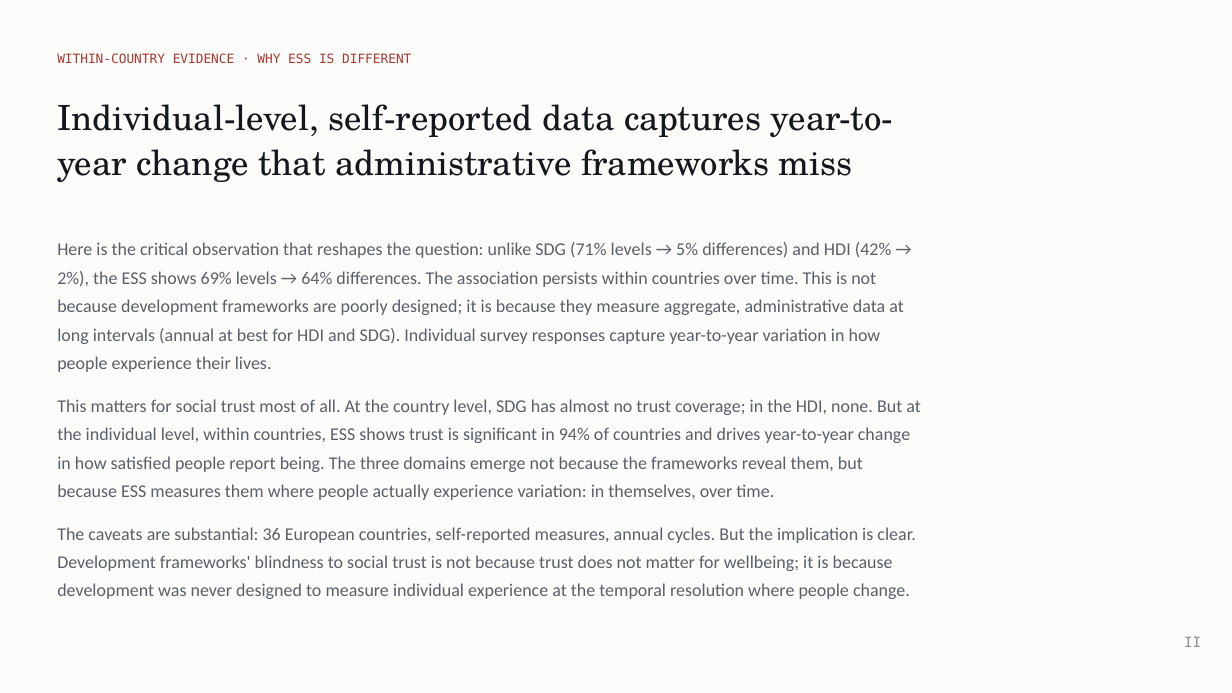
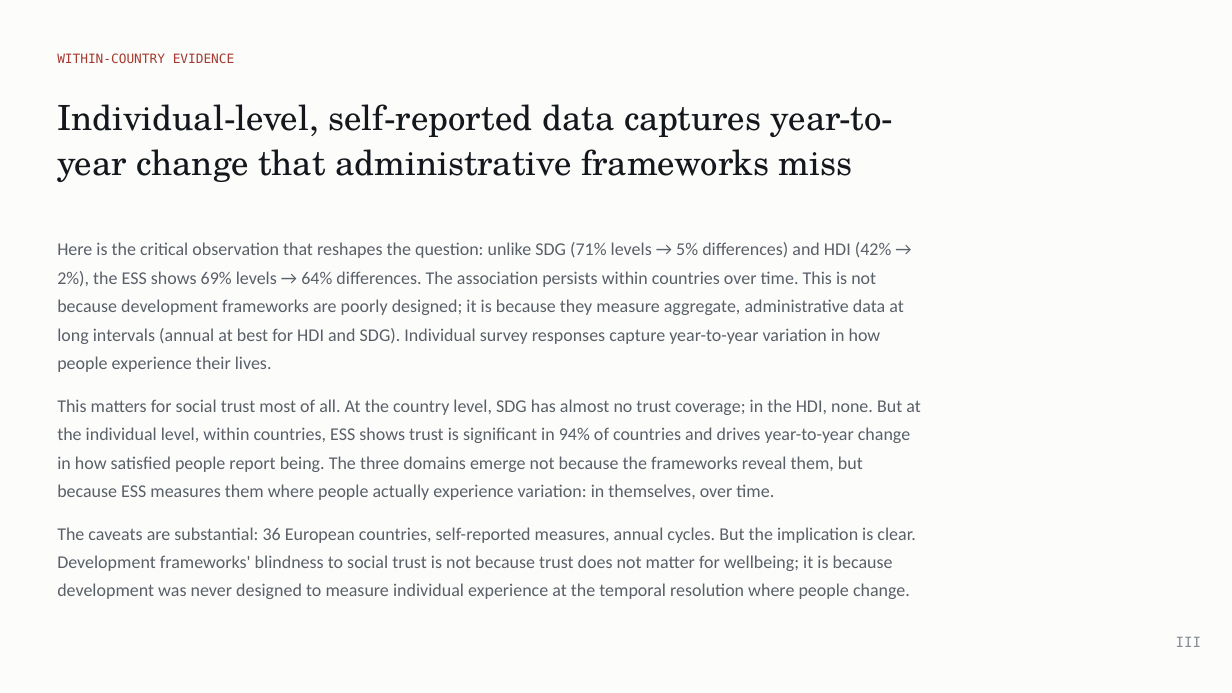
Before and after one commit to cwejnert/HDI-Happiness, a slide deck: slide 17 of deck/Measured_Where_It_Varies.pptx (slide 14 before the commit). Drawn at 1232x693 pixels with LibreOffice and Linux fonts; fonts in the diff are those of the drawing. Boxes give left, top, right and bottom in pixels: in the first picture for what was removed or moved away, otherwise in the second. Text is boxed around its words. In the diff, an @@ line names an element or a change of style, - is before the commit and + after.

```diff
--- a/deck/Measured_Where_It_Varies.pptx
+++ b/deck/Measured_Where_It_Varies.pptx
@@ text at (57,53,235,63): text changed @@
-WITHIN-COUNTRY EVIDENCE · WHY ESS IS DIFFERENT
+WITHIN-COUNTRY EVIDENCE
@@ text at (1176,637,1201,647): text changed @@
-II
+III
```
Also in this commit, not shown: 9 other slides changed, 2 slides added, 1 other file.
